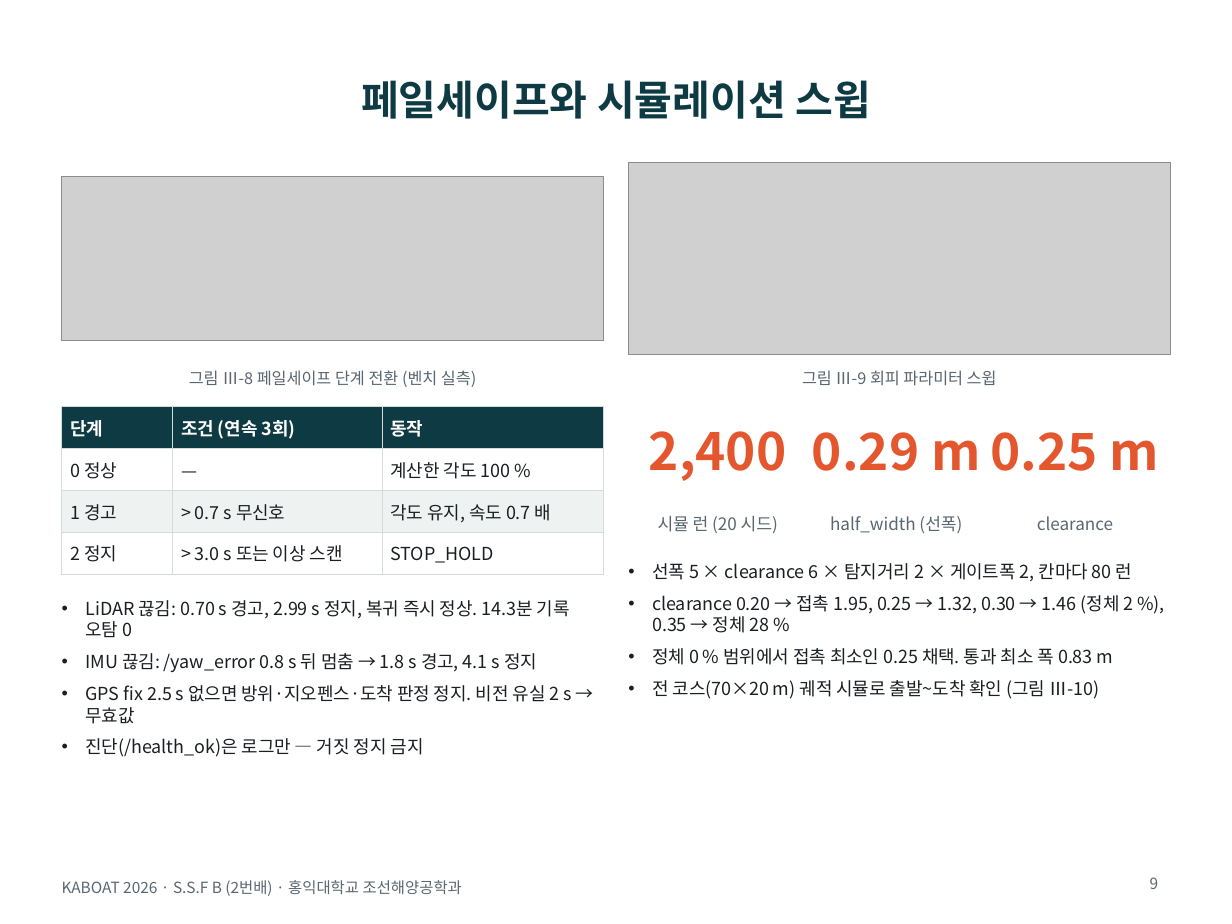
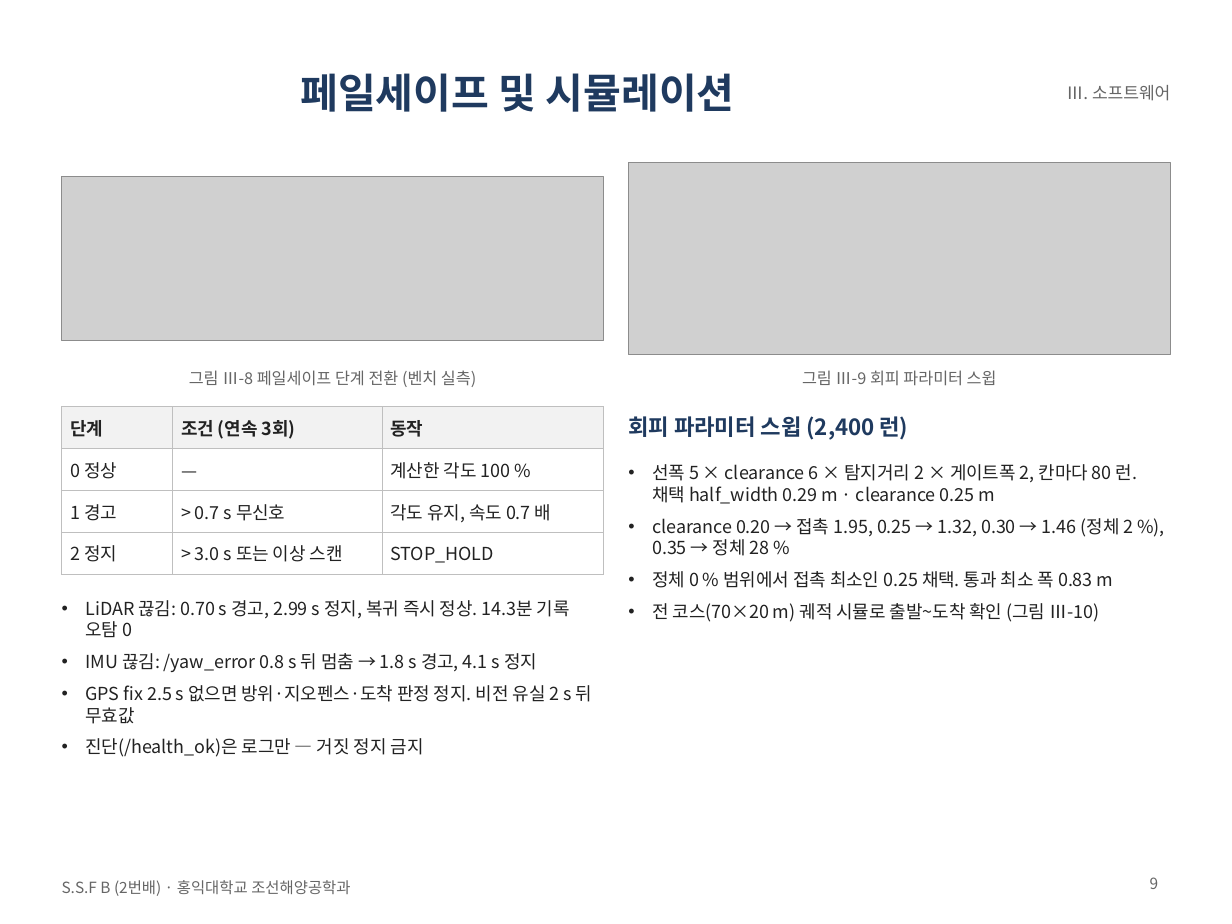
Before and after one commit to unmatsutake377-rgb/ros2_ws, a slide deck: slide 9 of docs/전달용/보고서_분담/발표자료_SSF_B.pptx. Drawn at 1232x924 pixels with LibreOffice and Linux fonts; fonts in the diff are those of the drawing; grey boxes stand for pictures. Boxes give left, top, right and bottom in pixels: in the first picture for what was removed or moved away, otherwise in the second. Text is boxed around its words. In the diff, an @@ line names an element or a change of style, - is before the commit and + after.

```diff
--- a/docs/전달용/보고서_분담/발표자료_SSF_B.pptx
+++ b/docs/전달용/보고서_분담/발표자료_SSF_B.pptx
@@ title at bbox=[300, 73, 735, 112]: text changed; text colour #0E3B43 to #1F3A5F @@
-페일세이프와 시뮬레이션 스윕
+페일세이프 및 시뮬레이션
@@ text added at bbox=[1066, 85, 1170, 101], 10 pt, text #666666 @@
+Ⅲ. 소프트웨어
@@ table at bbox=[62, 407, 604, 567] @@
@@ fill #0E3B43 to #F2F2F2 in row 1 @@
@@ fill #EEF3F2 to none in row 3 @@
@@ text colour #FFFFFF to #222222 in "단계", "조건 (연속 3회)", "동작" @@
@@ text colour #1B1F23 to #222222 in "0 정상", "—", "계산한 각도 100 %", "1 경고" and 5 more places @@
@@ borders changed @@
@@ text added at bbox=[628, 416, 909, 440], 13 pt, text #1F3A5F, bold @@
+회피 파라미터 스윕 (2,400 런)
@@ text removed at bbox=[649, 431, 787, 481] @@
-2,400
@@ text removed at bbox=[812, 432, 980, 471] @@
-0.29 m
@@ text removed at bbox=[991, 432, 1159, 471] @@
-0.25 m
@@ text "선폭 5 × clearance 6 ...": place and size @@
-text "선폭 5 × clearance 6 ..." at bbox=[652, 563, 1134, 699]
+text "선폭 5 × clearance 6 ..." at bbox=[652, 464, 1137, 622]
@@ text at bbox=[652, 464, 1137, 504]: text changed; text colour #1B1F23 to #222222 @@
-• 선폭 5 × clearance 6 × 탐지거리 2 × 게이트폭 2, 칸마다 80 런
+• 선폭 5 × clearance 6 × 탐지거리 2 × 게이트폭 2, 칸마다 80 런. 채택 half_width 0.29 m · clearance 0.25 m
@@ text at bbox=[652, 518, 1134, 622]: text colour #1B1F23 to #222222 in "clearance 0.20 → 접촉 1.95, 0.25 → ...", "정체 0 % 범위에서 접촉 최소인 0.25 ...", "전 코스(70×20 m) 궤적 시뮬로 출발~도착 확인 ..." @@
@@ text removed at bbox=[658, 516, 778, 533] @@
-시뮬 런 (20 시드)
@@ text removed at bbox=[830, 516, 962, 533] @@
-half_width (선폭)
@@ text removed at bbox=[1037, 516, 1113, 530] @@
-clearance
@@ text at bbox=[86, 685, 593, 724]: text changed; text colour #1B1F23 to #222222 @@
-• GPS fix 2.5 s 없으면 방위·지오펜스·도착 판정 정지. 비전 유실 2 s → 무효값
+• GPS fix 2.5 s 없으면 방위·지오펜스·도착 판정 정지. 비전 유실 2 s 뒤 무효값
@@ text at bbox=[62, 880, 350, 896]: text changed; text colour #5B6770 to #666666 @@
-KABOAT 2026 · S.S.F B (2번배) · 홍익대학교 조선해양공학과
+S.S.F B (2번배) · 홍익대학교 조선해양공학과
```
Also in this commit, not shown: 11 other slides changed, 2 other files.
